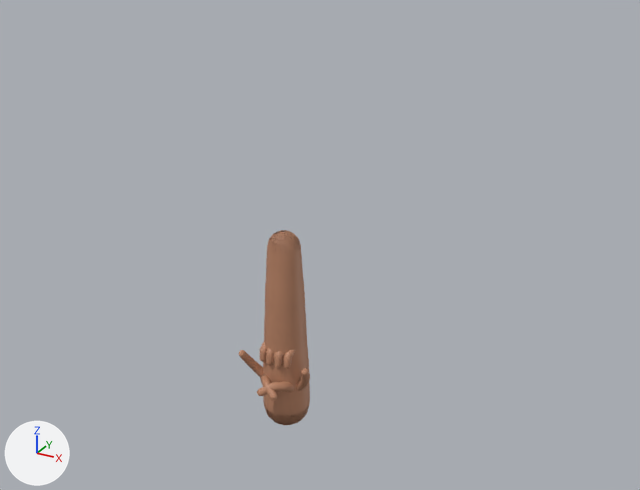
The glTF model creatures/bras.glb as it was, and as the next commit left it.
The view is the same before and after, from a camera (50 mm lens) standing at (0.843, -1.385, 1.048) and looking at (0.068, 0.024, 0.344). Arrows for +X, +Y and +Z are at lower left; the lights stay in place. The older version comes first. Vertices at exactly the same position are counted once.

Names of what the first picture shows: 'bras_d', 'bras_g', 'main_d', 'main_g', 'poing_d', 'poing_g'.
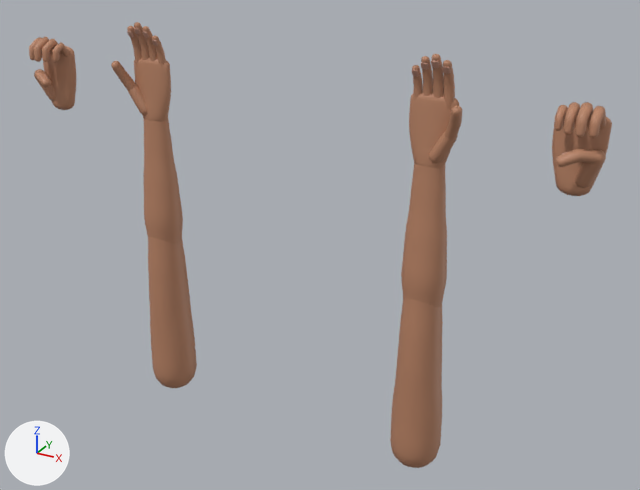
The change, as a diff of the scene's bpy script:
```diff
--- a/creatures/bras.glb.py
+++ b/creatures/bras.glb.py
@@ me_main_g @@
 # used by ob_main_g; location = (0.0, 0.0, 0.0)
-me_main_g.from_pydata(...)  # 2064 vertices, 3880 faces; spans x -0.083..0.042, y -0.059..0.016, z -0.026..0.183
+me_main_g.from_pydata(...)  # 2358 vertices, 4420 faces; spans x -0.066..0.042, y -0.05..0.016, z -0.026..0.183
+# me_main_g part 1: the loose piece of 240 vertices spanning x -0.083..-0.017, y -0.059..0.004, z 0.005..0.102 is rebuilt with 204 vertices and now spans x -0.066..-0.029, y -0.05..-0.002, z 0.035..0.106
+# me_main_g part 2: a new loose piece of 210 vertices spanning x -0.052..-0.001, y -0.027..0.013, z -0.007..0.058, in mat_peau (brown #b98466)
+# other edits to the shape of me_main_g do not show in these pictures
 me_main_g.materials.append(mat_peau)
@@ ob_bras_d @@
 ob_bras_d = bpy.data.objects.new('bras_d', me_bras_d)
-ob_bras_d.location = (0.0, 0.0, 0.0)
+ob_bras_d.location = (0.3, 0.0, 0.0)
@@ ob_avant_bras_d @@
 ob_avant_bras_d = bpy.data.objects.new('avant_bras_d', me_avant_bras_d)
-ob_avant_bras_d.location = (0.0, 0.0, 0.0)
+ob_avant_bras_d.location = (0.3, 0.0, 0.31)
@@ ob_main_d @@
 ob_main_d = bpy.data.objects.new('main_d', me_main_d)
-ob_main_d.location = (0.0, 0.0, 0.0)
+ob_main_d.location = (0.3, 0.0, 0.57)
@@ ob_poing_d @@
 ob_poing_d = bpy.data.objects.new('poing_d', me_poing_d)
-ob_poing_d.location = (0.0, 0.0, 0.0)
+ob_poing_d.location = (0.55, 0.0, 0.57)
@@ ob_bras_g @@
 ob_bras_g = bpy.data.objects.new('bras_g', me_bras_g)
-ob_bras_g.location = (0.0, 0.0, 0.0)
+ob_bras_g.location = (-0.3, 0.0, 0.0)
@@ ob_avant_bras_g @@
 ob_avant_bras_g = bpy.data.objects.new('avant_bras_g', me_avant_bras_g)
-ob_avant_bras_g.location = (0.0, 0.0, 0.0)
+ob_avant_bras_g.location = (-0.3, 0.0, 0.31)
@@ ob_main_g @@
 ob_main_g = bpy.data.objects.new('main_g', me_main_g)
-ob_main_g.location = (0.0, 0.0, 0.0)
+ob_main_g.location = (-0.3, 0.0, 0.57)
@@ ob_poing_g @@
 ob_poing_g = bpy.data.objects.new('poing_g', me_poing_g)
-ob_poing_g.location = (0.0, 0.0, 0.0)
+ob_poing_g.location = (-0.55, 0.0, 0.57)
```

What differs and where, as boxes [x1, y1, x2, y2] in the pictures (640 x 490 px):
'bras_d', moved
    before: [263, 230, 310, 425]
    after: [390, 298, 443, 468]
'bras_g', moved
    before: [263, 230, 309, 425]
    after: [148, 237, 197, 388]
'avant_bras_d', moved (not visible before)
    after: [401, 148, 447, 307]
'poing_d', moved
    before: [257, 349, 296, 396]
    after: [552, 102, 612, 196]
'main_d', moved (mostly hidden before)
    before: [297, 368, 310, 391]
    after: [409, 54, 462, 168]
'avant_bras_g', moved (not visible before)
    after: [143, 105, 183, 245]
'main_g', reshaped, moved
    before: [239, 350, 263, 378]
    after: [111, 22, 171, 122]
'poing_g', moved
    before: [260, 342, 292, 400]
    after: [29, 36, 76, 110]
part 1 of me_main_g, rebuilt
    before: [239, 350, 263, 378]
    after: [111, 61, 136, 91]
part 2 of me_main_g, added
    after: [128, 84, 147, 116]
